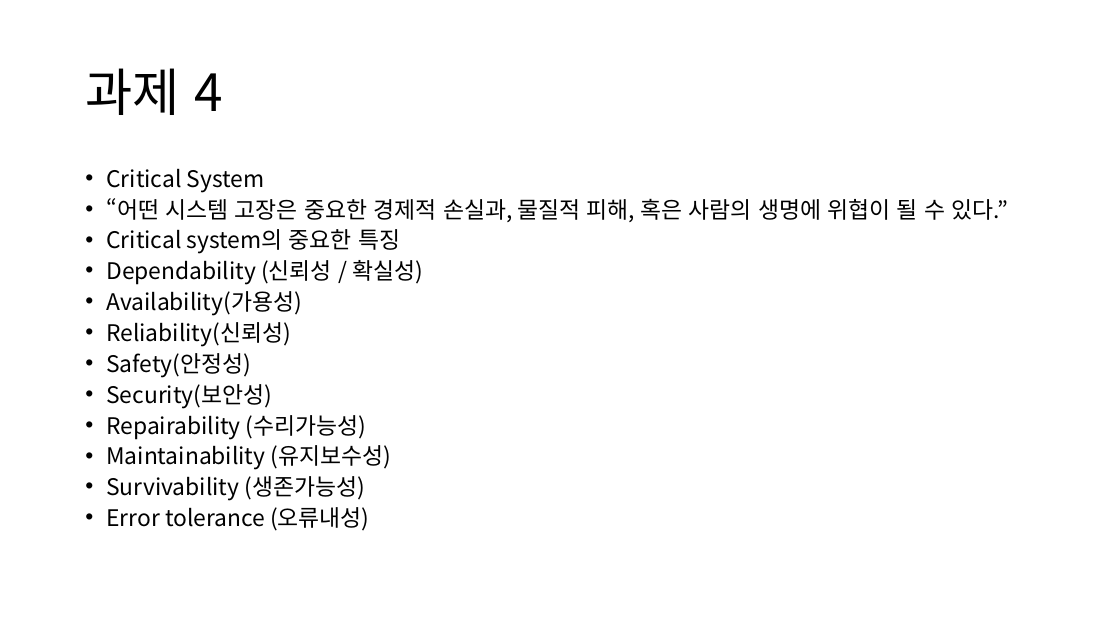
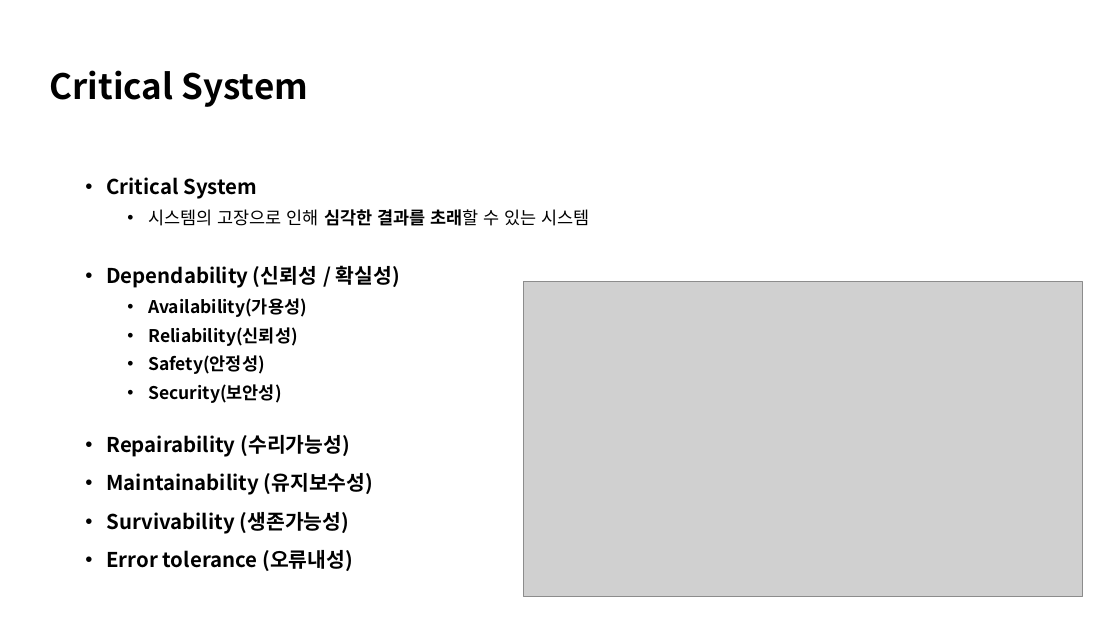
Before and after one commit to TUK-pedestrianSafety/document, a slide deck: slide 21 of ppt/소프트웨어 응용설계 발표자료.pptx. Drawn at 1120x630 pixels with LibreOffice and Linux fonts; fonts in the diff are those of the drawing; grey boxes stand for pictures. Boxes give left, top, right and bottom in pixels: in the first picture for what was removed or moved away, otherwise in the second. Text is boxed around its words. In the diff, an @@ line names an element or a change of style, - is before the commit and + after.

```diff
--- a/ppt/소프트웨어 응용설계 발표자료.pptx
+++ b/ppt/소프트웨어 응용설계 발표자료.pptx
@@ text added at (x1=50, y1=70, x2=309, y2=107), 30 pt, text #000000, bold @@
+Critical System
@@ title removed at (x1=85, y1=68, x2=222, y2=115) @@
-과제 4
@@ text at (x1=106, y1=177, x2=400, y2=571): size 19.6 to 17.5 pt in "Critical System", "Dependability (신뢰성 / 확실성)", "Repairability (수리가능성)", "Maintainability (유지보수성)" and 2 more places; bold on in "Critical System", "Dependability (신뢰성 / 확실성)", "Availability(가용성)", "Reliability(신뢰성)" and 6 more places; size 19.6 to 15 pt in "Availability(가용성)", "Reliability(신뢰성)", "Safety(안정성)", "Security(보안성)"; line spacing 0.7 to 1.1; list level 1 to 2 in "Availability(가용성)"; list level 1 to 2 in "Reliability(신뢰성)"; list level 1 to 2 in "Safety(안정성)"; list level 1 to 2 in "Security(보안성)" @@
@@ text at (x1=148, y1=209, x2=590, y2=226): text changed; size 19.6 to 15 pt @@
-• “어떤 시스템 고장은 중요한 경제적 손실과, 물질적 피해, 혹은 사람의 생명에 위협이 될 수 있다.”
-• Critical system의 중요한 특징
+  • 시스템의 고장으로 인해 심각한 결과를 초래할 수 있는 시스템
@@ picture added at (x1=523, y1=281, x2=1083, y2=597) @@
```
Also in this commit, not shown: 18 other slides changed, 10 slides added, 8 slides removed.
